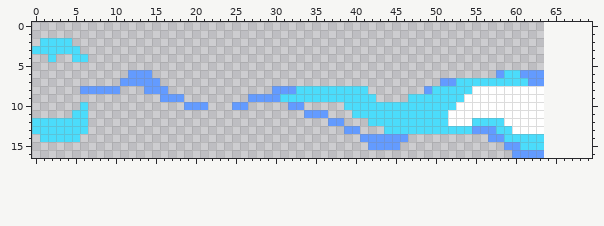
Sprite sheet -- Assets/lightning4.png. This is how it looked before the edit.
The file is 64x17 pixels. The old version is drawn lined up with the new one, on the new canvas.
The same view after the edit:
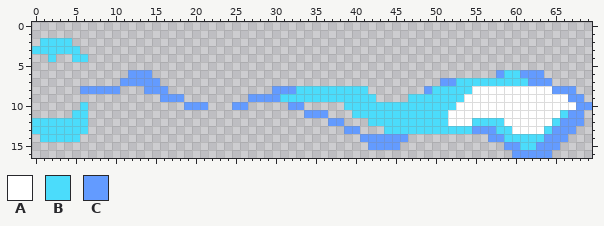
Palette (. is transparent): A #ffffff  B #4bdcfb  C #639bff
The exact change:
canvas 64x17 -> 70x17
@@ x 61..69 @@
  6 CCC......
- 7 BCC......
- 8 AAA......
- 9 AAA......
-10 AAA......
-11 AAA......
-12 AAA......
-13 AAA......
-14 BBB......
-15 BBB......
-16 CCC......
+ 7 BCCC.....
+ 8 AAAACCC..
+ 9 AAAAAACC.
+10 AAAAAAACC
+11 AAAAABCC.
+12 AAAABCCC.
+13 AAABCCC..
+14 BBBCCC...
+15 BBCCC....
+16 CCCC.....
